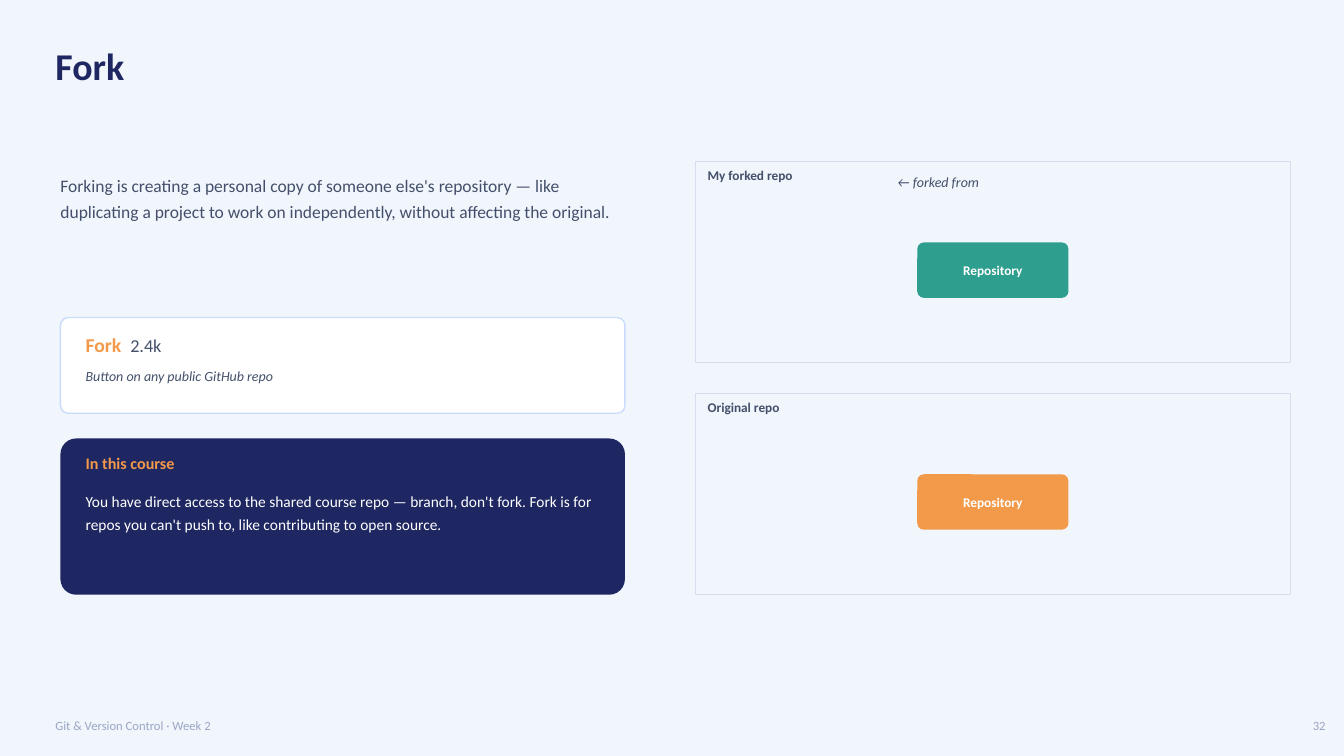
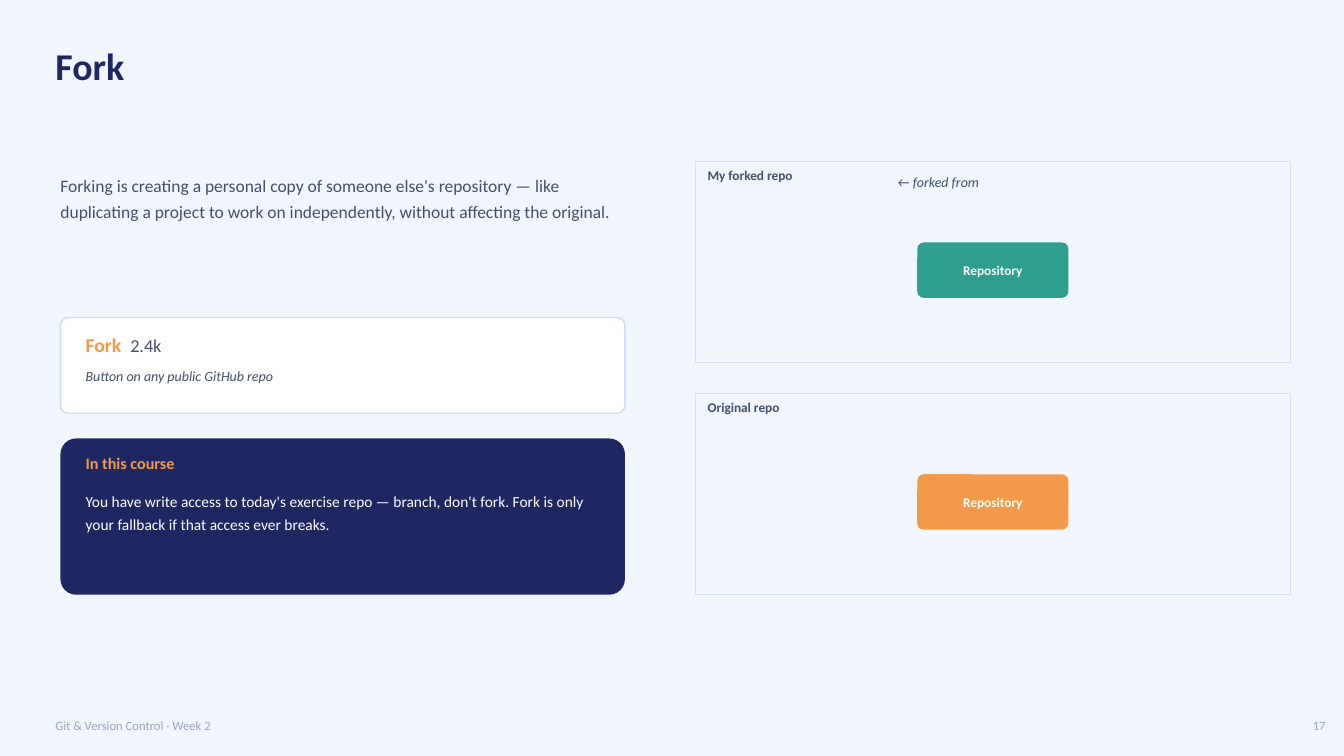
Before and after one commit to Md-Ruhul-Amin-Rony/Data-engineering-AI25, a slide deck: slide 17 of lectures/theory/Lecture3.1_Git.pptx (slide 32 before the commit). Drawn at 1344x756 pixels with LibreOffice and Linux fonts; fonts in the diff are those of the drawing. Boxes give left, top, right and bottom in pixels: in the first picture for what was removed or moved away, otherwise in the second. Text is boxed around its words. In the diff, an @@ line names an element or a change of style, - is before the commit and + after.

Commit message:
Lecture 3 exercises

```diff
--- a/lectures/theory/Lecture3.1_Git.pptx
+++ b/lectures/theory/Lecture3.1_Git.pptx
@@ text at (86,496,584,533): text changed @@
-You have direct access to the shared course repo — branch, don't fork. Fork is for repos you can't push to, like contributing to open source.
+You have write access to today's exercise repo — branch, don't fork. Fork is only your fallback if that access ever breaks.
@@ text at (1313,722,1326,730): text changed @@
-32
+17
```
Also in this commit, not shown: 16 other slides changed, 20 slides removed, 5 other files.
